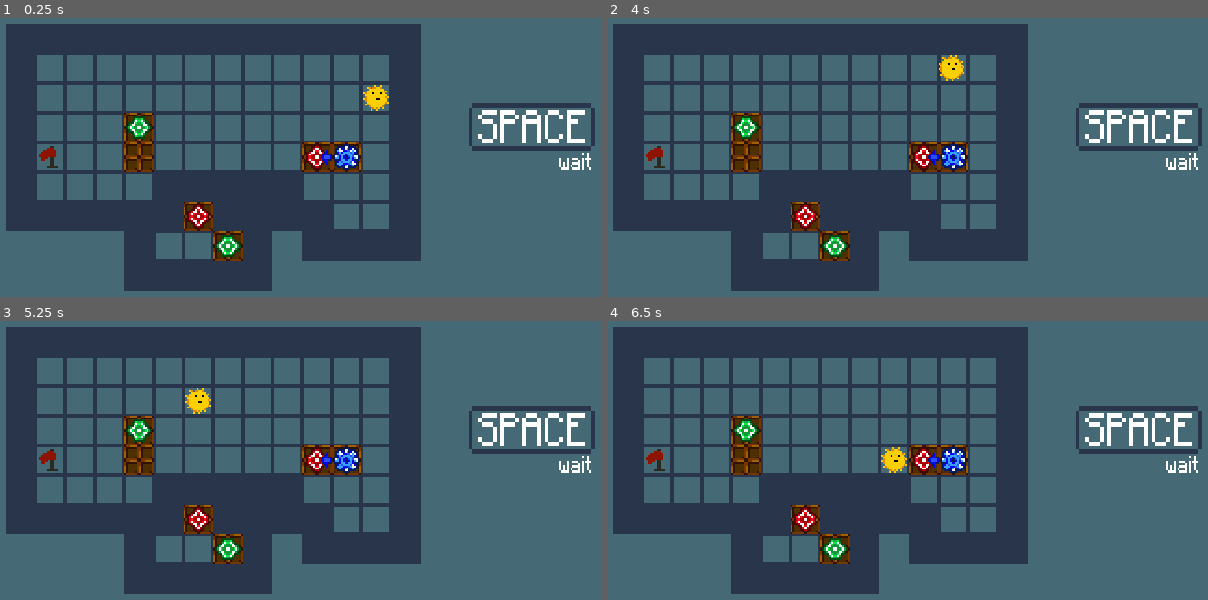
Above: before the commit, frames 1-4 (two rows, left to right).
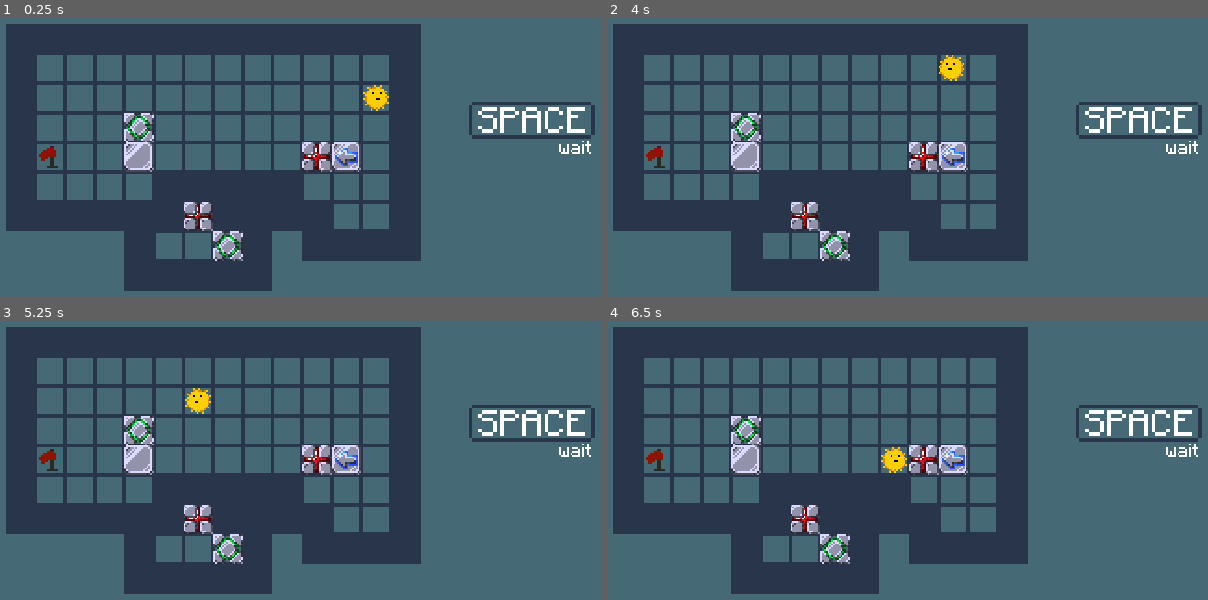
Above: after the commit, the same moments.

Repository: UnstableStrafe/LinkCube
Game: Godot game, scene res://levels/level_5.tscn
The game is run twice, just before and just after one commit, with the same random seed, the same clock (stepped at 60 frames per second) and the same inputs. This scene is started directly instead of the project's main scene.
Inputs:
- Up to frame 1 (0.25 s): no input
- Up to frame 2 (4 s): tap Enter at 0.5 s; hold D (move_right) 0.53-1.28 s; hold Space (next_level) 0.53-1.28 s; tap R (restart) at 1.25, 2.75, 3.5 s; hold S (move_down) 1.28-2.03 s; tap Z (undo) at 1.35, 2.85 s; hold D (move_right) 2.03-2.78 s; hold Space (next_level) 2.03-2.78 s; hold W (move_up) 2.78-3.53 s; hold A (move_left) from 3.53 s (still down); hold Space (next_level) from 3.53 s (still down)
- Up to frame 3 (5.25 s): release Space (next_level) at 4.28 s; tap Z (undo) at 4.35 s; release A (move_left) at 5.03 s; hold S (move_down) from 5.03 s (still down); hold Space (next_level) from 5.03 s (still down)
- Up to frame 4 (6.5 s): release S (move_down) at 5.78 s; release Space (next_level) at 5.78 s; hold D (move_right) from 5.78 s (still down); tap Z (undo) at 5.85 s

The runs differ from the first frame. In frame 1, 5.0% of the frame differs, in the area x 20-100%, y 30-88%; in frame 2, 5.1%; in frame 3, 5.1%, in the area x 20-100%, y 24-88%; in frame 4, 5.0%.

Commit message:
Resprited Cubes, Added ROTATED option for the auto cube, added unique sprites for each auto cube type.

Diff:
--- a/cubes/auto/auto_cube.gd
+++ b/cubes/auto/auto_cube.gd
@@ -1,17 +1,37 @@
 class_name AutoCube
 extends Cube
 
+enum AutoType {NORMAL, BOUNCE, ROTATE}
 enum Direction {UP, DOWN, LEFT, RIGHT}
 ## The direction to automatically travel in
 @export var direction := Direction.DOWN
-## Whether the cube should switch directions when unable to move
-@export var bounce := false
+## The type of movement the cube has. NORMAL stops when unable to move. BOUNCE rotates 180 degrees when unable to move. ROTATE will rotate 90 degrees clockwise when unable to move.
+@export var auto_type := AutoType.NORMAL
+
+
 
 var mov_dir: Vector2:
 	set(dir):
 		mov_dir = dir
+		# This will make the sprite shading rotate properly. Change this and I am liable to bite you alice.
+		match mov_dir:
+			Vector2.DOWN:
+				$Sprite2D/ArrowSprite.flip_h = false
+				$Sprite2D/ArrowSprite.flip_v = false
+				$Sprite2D/ArrowSprite.rotation = 0
+			Vector2.UP:
+				$Sprite2D/ArrowSprite.flip_h = false
+				$Sprite2D/ArrowSprite.flip_v = true
+				$Sprite2D/ArrowSprite.rotation = 0
+			Vector2.LEFT:
+				$Sprite2D/ArrowSprite.rotation = mov_dir.angle() - PI / 2
+				$Sprite2D/ArrowSprite.flip_h = false
+				$Sprite2D/ArrowSprite.flip_v = false
+			Vector2.RIGHT:
+				$Sprite2D/ArrowSprite.rotation = mov_dir.angle() - PI / 2
+				$Sprite2D/ArrowSprite.flip_h = true
+				$Sprite2D/ArrowSprite.flip_v = false
 
-		$Sprite2D.rotation = mov_dir.angle() - PI / 2
 
 		$RayCast2D.target_position = mov_dir * Global.tile_size
 		$RayCast2D.force_raycast_update()
@@ -34,15 +54,39 @@
 			mov_dir = Vector2.LEFT
 		Direction.RIGHT:
 			mov_dir = Vector2.RIGHT
+	match auto_type:
+		AutoType.NORMAL:
+			$Sprite2D/ArrowSprite.frame = 0
+		AutoType.BOUNCE:
+			$Sprite2D/ArrowSprite.frame = 1
+		AutoType.ROTATE:
+			$Sprite2D/ArrowSprite.frame = 2
 
 func _on_player_move():
 	if not is_space_targetted(mov_dir):
 		if can_move(mov_dir):
 			_push(mov_dir)
-		elif bounce:
+		elif auto_type == AutoType.BOUNCE:
 			# Invert mov dir
 			mov_dir *= -1
-			_push(mov_dir)
+			# Just to make sure it won't try to move when it can't move in the new direction
+			if not is_space_targetted(mov_dir):
+				if can_move(mov_dir):
+					_push(mov_dir)
+		elif auto_type == AutoType.ROTATE:
+			# Rotate mov dir clockwise 90 degrees
+			match mov_dir:
+				Vector2.DOWN:
+					mov_dir = Vector2.LEFT
+				Vector2.UP:
+					mov_dir = Vector2.RIGHT
+				Vector2.LEFT:
+					mov_dir = Vector2.UP
+				Vector2.RIGHT:
+					mov_dir = Vector2.DOWN
+			if not is_space_targetted(mov_dir):
+				if can_move(mov_dir):
+					_push(mov_dir)
 
 	targetted_tiles.clear()
 
--- a/cubes/auto/auto_cube.tscn
+++ b/cubes/auto/auto_cube.tscn
@@ -8,11 +8,12 @@
 [node name="AutoCube" instance=ExtResource("1_60pvv")]
 script = ExtResource("1_elgn4")
 direction = 1
+auto_type = 0
 pushable = false
 
 [node name="Sprite2D" parent="." index="0"]
 texture = ExtResource("2_j8s6a")
 
-[node name="Sprite2D" type="Sprite2D" parent="Sprite2D" index="1"]
-position = Vector2(0, 11)
+[node name="ArrowSprite" type="Sprite2D" parent="Sprite2D" index="1"]
 texture = ExtResource("3_y7jsa")
+hframes = 3
--- a/levels/level_5.tscn
+++ b/levels/level_5.tscn
@@ -20,7 +20,7 @@
 offset_left = -88.0
 offset_top = -33.5
 offset_right = -16.0
-offset_bottom = 6.5
+offset_bottom = -2.5
 grow_horizontal = 0
 grow_vertical = 2
 texture = ExtResource("10_xlgbq")
--- a/player/player.gd
+++ b/player/player.gd
@@ -21,8 +21,10 @@
 		move(Vector2.DOWN)
 	elif Input.is_action_pressed("move_left"):
 		move(Vector2.LEFT)
+		$Sprite2D.flip_h = true;
 	elif Input.is_action_pressed("move_right"):
 		move(Vector2.RIGHT)
+		$Sprite2D.flip_h = false;
 
 	elif Input.is_action_pressed("wait"):
 		input_lock = true
--- a/test/test2.tscn
+++ b/test/test2.tscn
@@ -9,6 +9,9 @@
 
 [node name="TileMap" parent="." index="2"]
 layer_0/tile_data = PackedInt32Array(262151, 0, 0, 327687, 0, 0, 393223, 0, 0, 458759, 0, 0, 524295, 0, 0, 589831, 0, 0 …(3375 unchanged characters)…
+
+[node name="Player" parent="." index="3"]
+position = Vector2(216, 120)
 
 [node name="LightCube" parent="." index="4" instance=ExtResource("2_ux2lq")]
 position = Vector2(168, 168)
@@ -24,5 +27,3 @@
 
 [node name="AutoCube" parent="." index="8" instance=ExtResource("4_fn58a")]
 position = Vector2(312, 136)
-direction = 2
-bounce = true
Binary file changed: cubes/auto/auto_cube.png
Binary file changed: cubes/auto/auto_cube_arrow.png
Binary file changed: cubes/basic/basic_cube.png
Binary file changed: cubes/inverted_linked/inverted_linked_cube.png
Binary file changed: cubes/light/light_cube.png
Binary file changed: cubes/linked/linked_cube.png
Binary file added: cubes/rotated_linked/rotated_linked_cube.png
Not shown, added: cubes/rotated_linked/rotated_linked_cube.png.import
